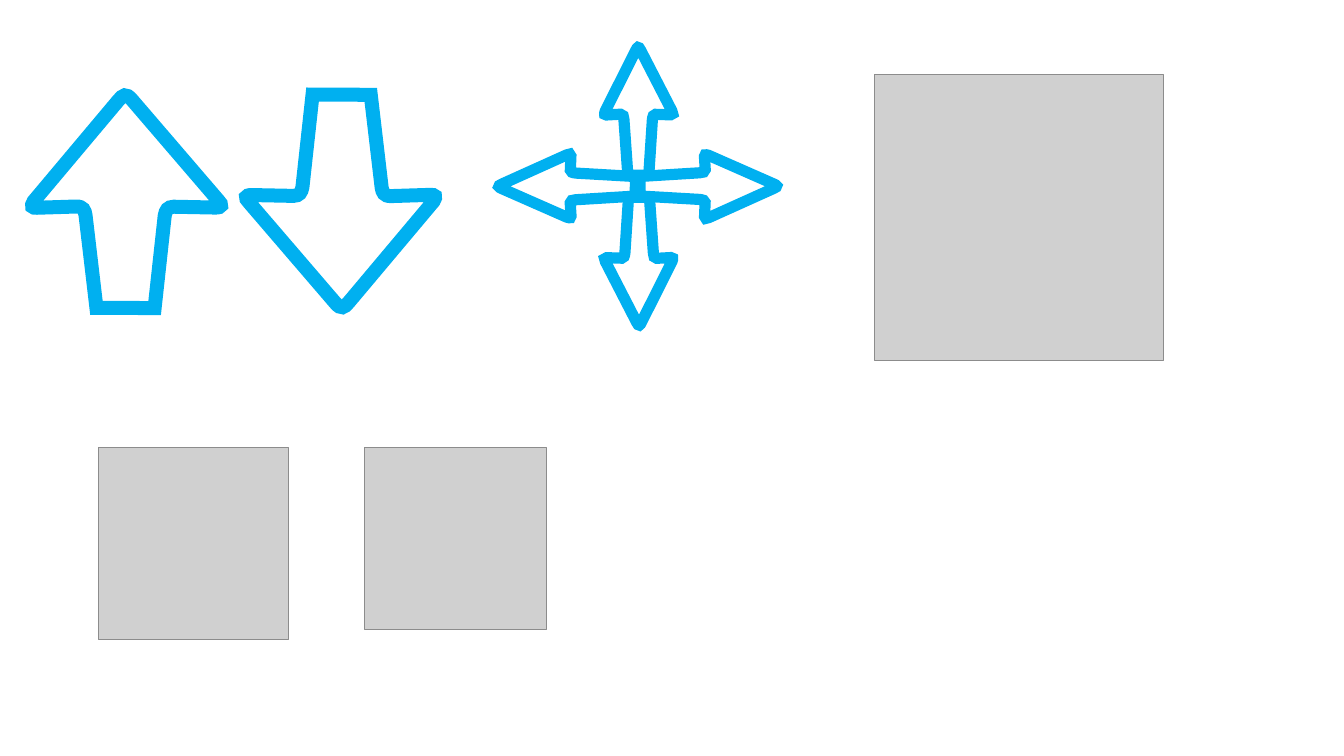
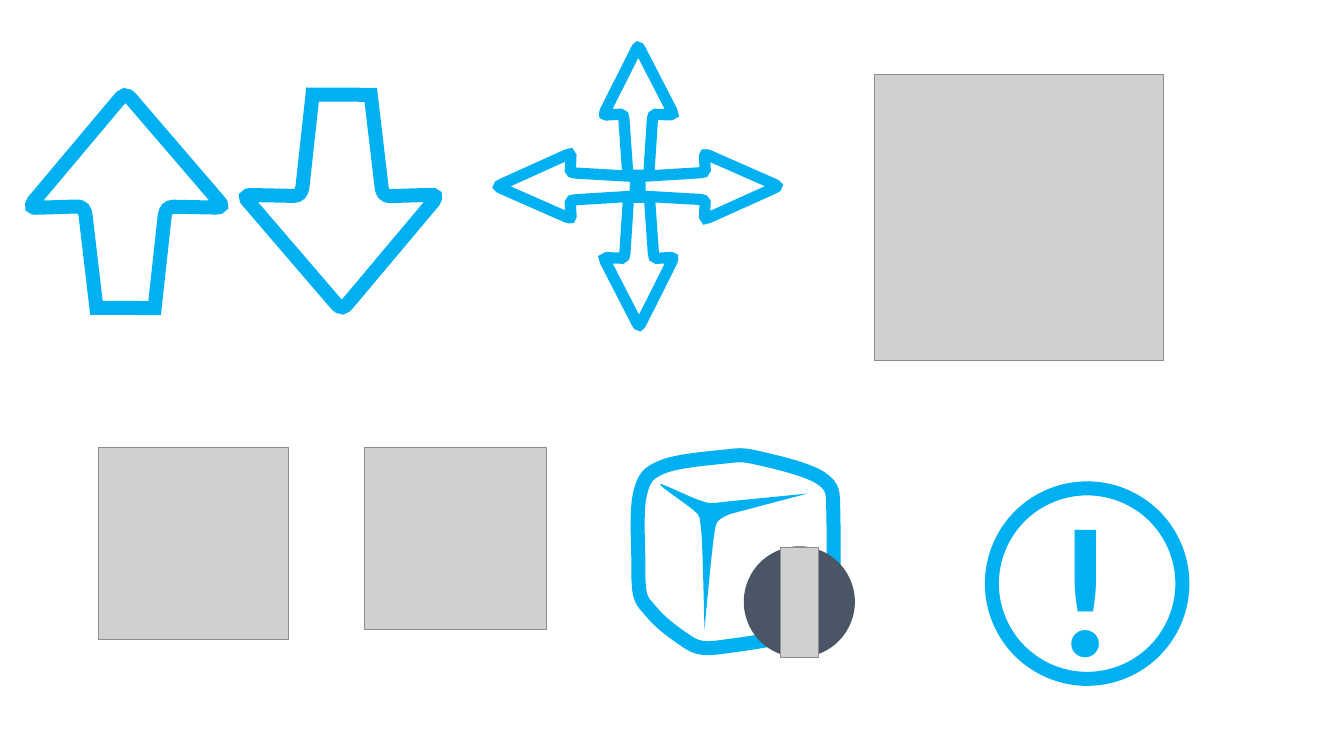
Before and after one commit to COFFASoft/Coffa-Viewer, a slide deck: slide 2 of Light_theme.pptx. Drawn at 1344x756 pixels with LibreOffice and Linux fonts; fonts in the diff are those of the drawing; grey boxes stand for pictures. Boxes give left, top, right and bottom in pixels: in the first picture for what was removed or moved away, otherwise in the second. Text is boxed around its words. In the diff, an @@ line names an element or a change of style, - is before the commit and + after.

```diff
--- a/Light_theme.pptx
+++ b/Light_theme.pptx
@@ text added at (1046, 467, 1129, 701), 132 pt, text #00B0F0, bold @@
+!
@@ ellipse added at (992, 489, 1183, 680), outline #00B0F0 10 pt @@
@@ group added at (638, 456, 855, 657): 2 freeform shapes, 1 ellipse, 1 picture @@
```
Also in this commit, not shown: 6 other files.
